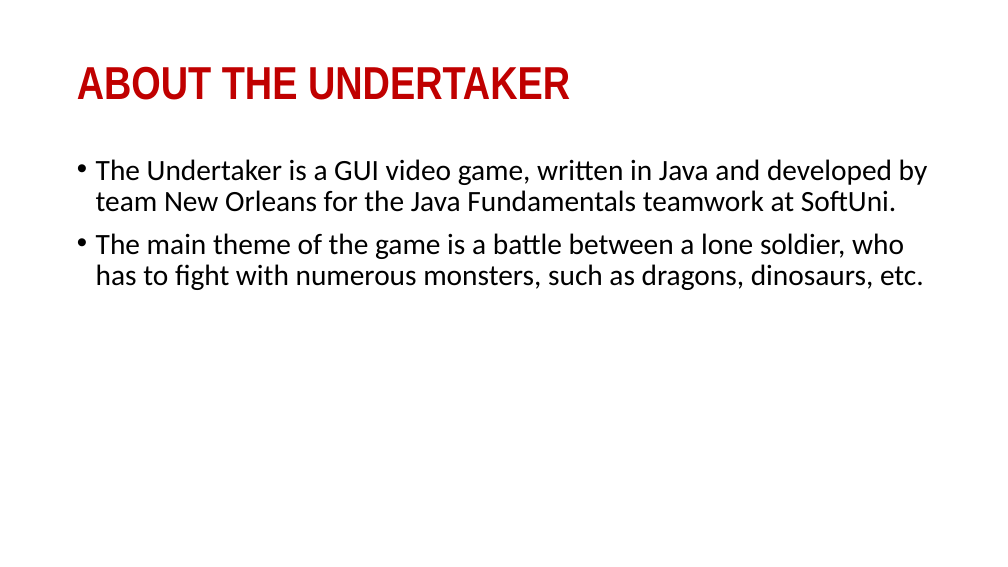
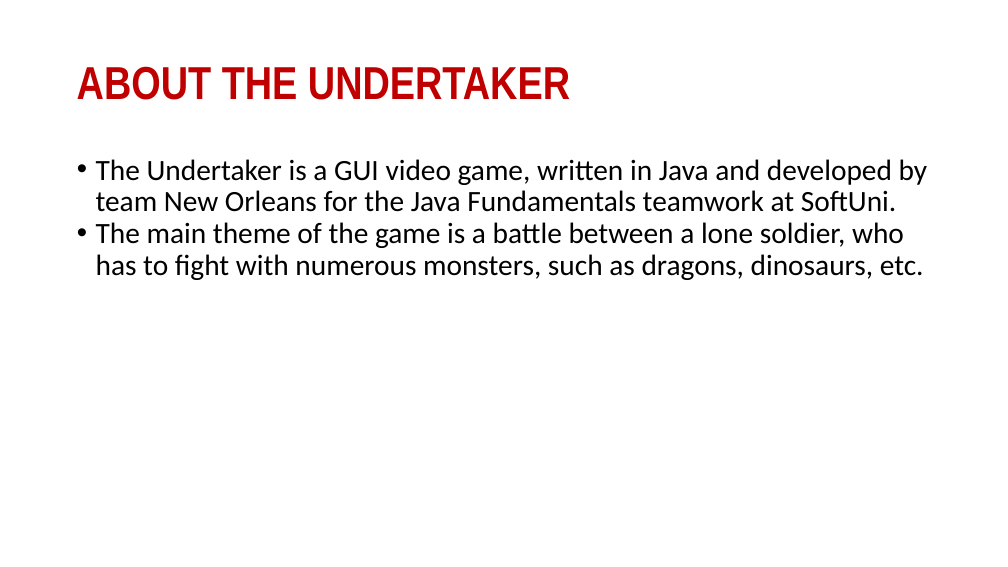
Before and after one commit to Team-New-Orleans/Team-Project, a slide deck: slide 2 of Presentation/The Undertaker.pptx. Drawn at 1008x567 pixels with LibreOffice and Linux fonts; fonts in the diff are those of the drawing. Boxes give left, top, right and bottom in pixels: in the first picture for what was removed or moved away, otherwise in the second. Text is boxed around its words. In the diff, an @@ line names an element or a change of style, - is before the commit and + after.

```diff
--- a/Presentation/The Undertaker.pptx
+++ b/Presentation/The Undertaker.pptx
@@ text "The Undertaker is a GUI ..." at [96, 159, 928, 280]: less space between paragraphs @@
```
Also in this commit, not shown: 3 other slides changed.
